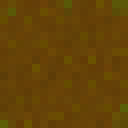
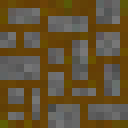
Layered file, before and after one edit (128px x 128px). Changes by layer:
showed "path", painted on it over <box>0,0,128,128</box>
